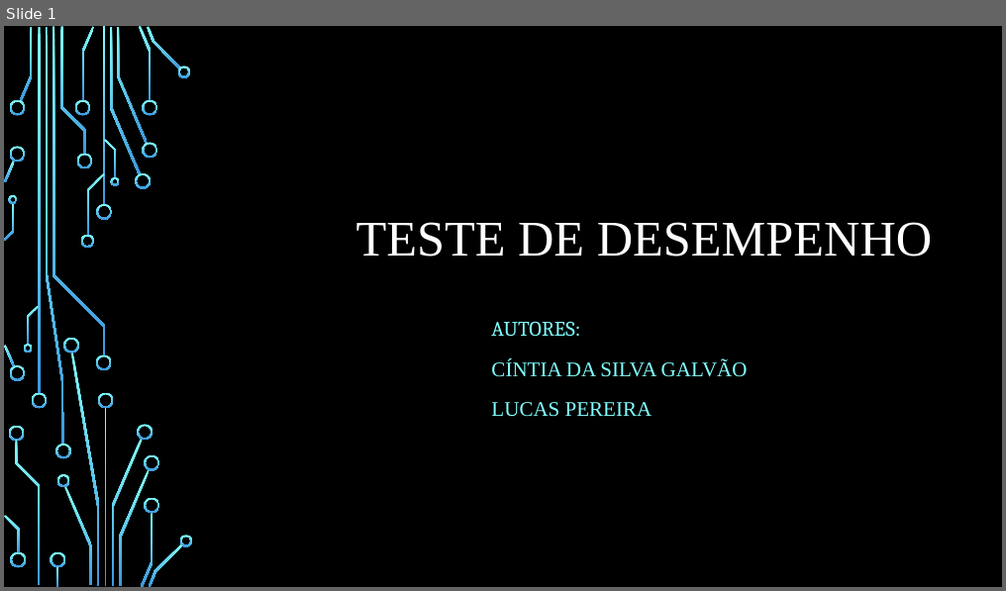
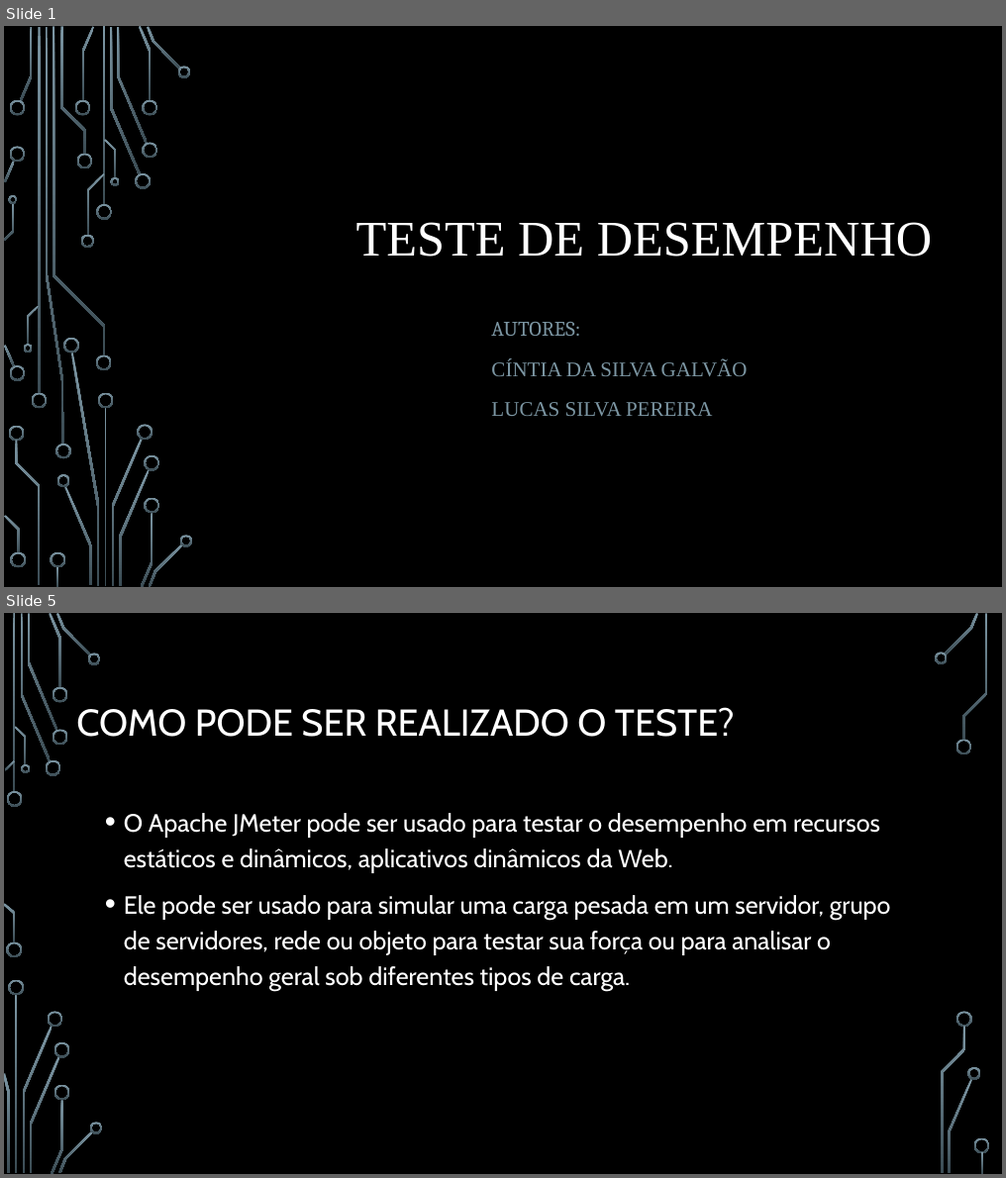
Before and after one commit to cintiags14/Meu-reposit-rio, a slide deck: FTT/Teste de desempenho.pptx. Shown one above the other, each under a label of ours: slide 1 before the commit, slides 1 and 5 after it; the slides between them are not shown. The pictures are 1006x591 and 1006x1178 pixels, drawn with LibreOffice and Linux fonts; fonts in the diff are those of the drawing; background and template pictures are left out. Boxes give left, top, right and bottom in pixels: in the first picture for what was removed or moved away, otherwise in the second. Text is boxed around its words. In the diff, an @@ line names an element or a change of style, - is before the commit and + after.

Commit message:
Teste de desempenho

```diff
--- a/FTT/Teste de desempenho.pptx
+++ b/FTT/Teste de desempenho.pptx
@@ slide 5 added at <box>4,613,1002,1174</box>, background picture (left out) @@
@@ title added at <box>76,707,735,737</box>, 36 pt, text #FFFFFF @@
+COMO PODE SER REALIZADO O TESTE?
@@ text added at <box>124,813,891,991</box>, 24 pt, text #FFFFFF @@
+• O Apache JMeter pode ser usado para testar o desempenho em recursos estáticos e dinâmicos, aplicativos dinâmicos da Web.
+• Ele pode ser usado para simular uma carga pesada em um servidor, grupo de servidores, rede ou objeto para testar sua força ou para analisar o desempenho geral sob diferentes tipos de carga.
@@ group added at <box>4,613,990,1174</box>: 33 freeform shapes, 3 rectangles @@
@@ slide 1 changed as well @@
@@ fill gradient #82FFFF to #3D97DE to gradient #7C96A3 to #3B4C54 in 54 elements at <box>96,204,112,220</box>, <box>96,356,112,372</box>, <box>38,27,40,393</box>, <box>31,393,47,408</box>, <box>20,27,33,101</box>, <box>110,28,141,174</box>, <box>135,174,151,189</box>, <box>117,27,148,144</box>, <box>139,26,152,101</box>, <box>142,142,157,158</box>, <box>142,100,157,116</box>, <box>147,27,181,70</box>, <box>177,66,191,77</box>, <box>82,27,94,101</box>, <box>75,100,91,116</box>, <box>76,154,92,169</box>, <box>64,486,92,586</box>, <box>57,474,70,487</box>, <box>9,100,25,116</box>, <box>4,345,15,367</box>, <box>9,366,25,381</box>, <box>4,161,15,183</box>, <box>9,147,25,163</box>, <box>60,27,86,154</box>, <box>9,426,24,442</box>, <box>15,440,40,585</box>, <box>50,553,65,568</box>, <box>56,568,58,587</box>, <box>10,553,26,568</box>, <box>4,516,20,554</box>, <box>87,174,104,236</box>, <box>81,235,94,249</box>, <box>53,27,105,356</box>, <box>104,139,116,178</box>, <box>110,177,119,186</box>, <box>27,306,40,345</box>, <box>24,344,33,353</box>, <box>5,203,14,240</box>, <box>9,195,18,204</box>, <box>104,408,107,586</box>, <box>112,439,143,586</box>, <box>98,393,114,408</box>, <box>71,353,100,586</box>, <box>63,338,79,353</box>, <box>138,424,152,440</box>, <box>119,470,150,586</box>, <box>141,513,152,587</box>, <box>144,456,159,472</box>, <box>144,497,159,513</box>, <box>149,544,183,587</box>, <box>180,535,193,547</box>, <box>46,27,64,445</box>, <box>55,444,70,459</box>, <box>103,27,105,205</box> @@
@@ subtitle at <box>491,322,747,376</box>: text colour #82FFFF to #7C96A3 in "AUTORES:", "CÍNTIA DA SILVA GALVÃO" @@
@@ subtitle at <box>491,402,713,416</box>: text changed; text colour #82FFFF to #7C96A3 @@
-LUCAS PEREIRA
+LUCAS SILVA PEREIRA
```
Also in this commit, not shown: 5 other slides added, 1 slide removed, 2 other files.
